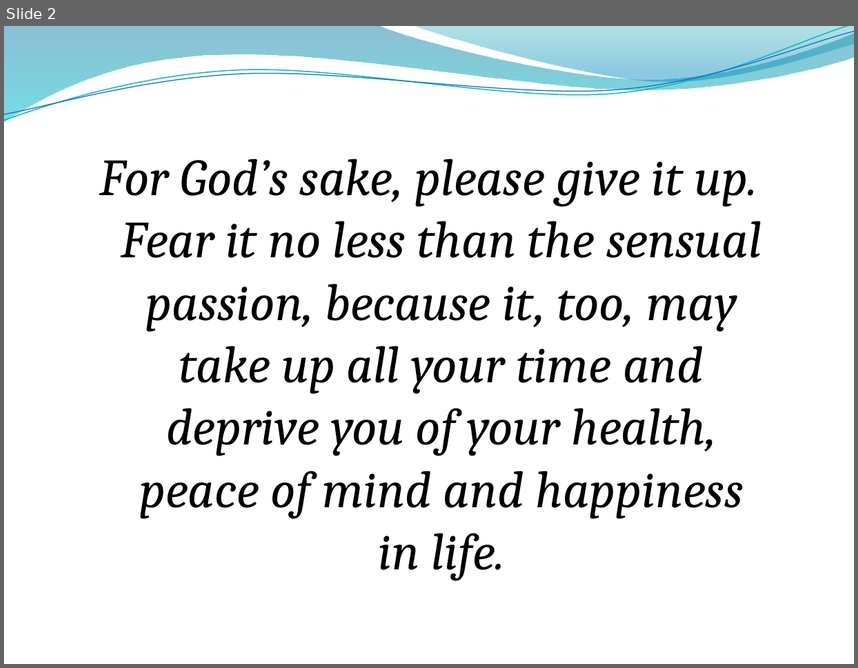
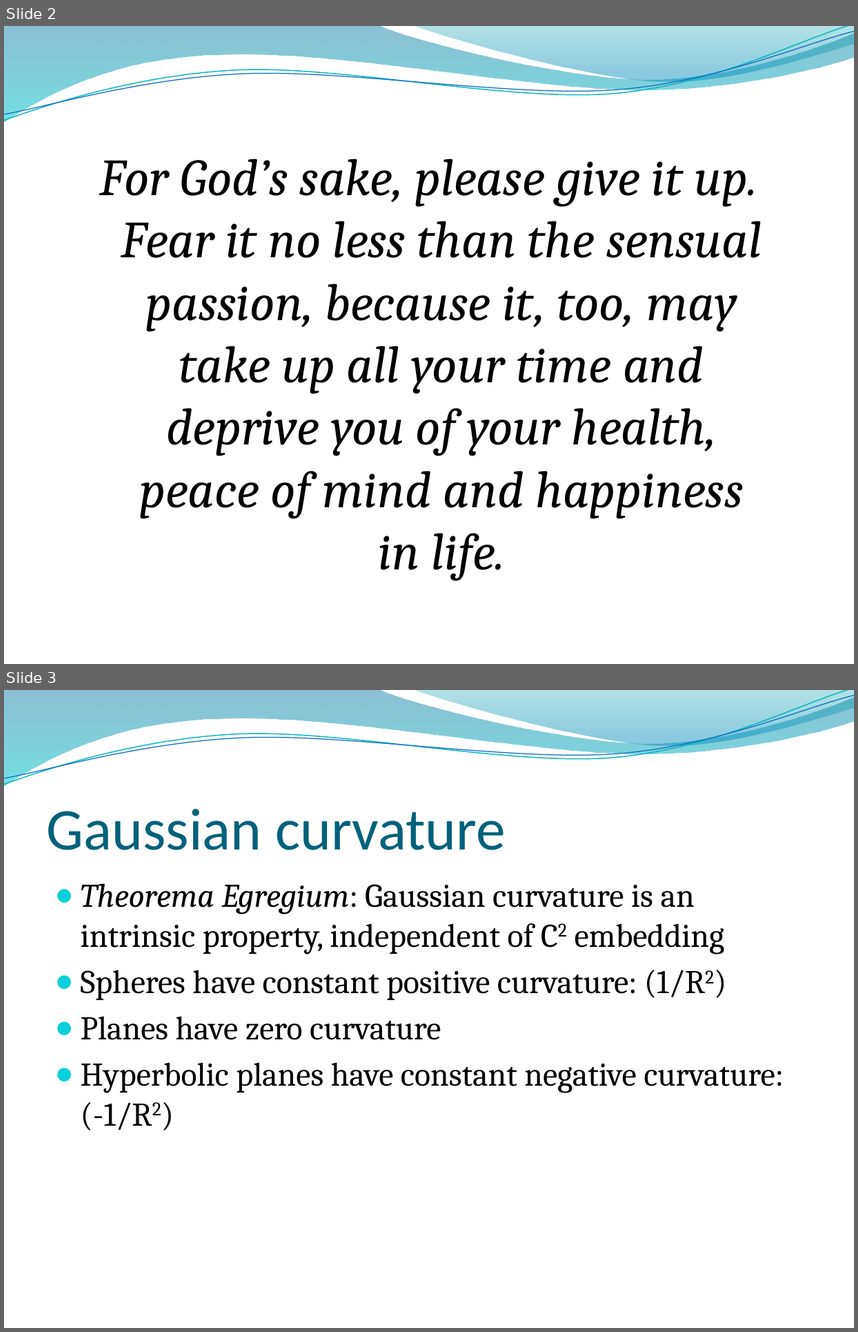
Before and after one commit to velociraptors/math361, a slide deck: hplanes.pptx. Shown one above the other, each under a label of ours: slide 2 before the commit, slides 2 and 3 after it. The pictures are 858x668 and 858x1332 pixels, drawn with LibreOffice and Linux fonts; fonts in the diff are those of the drawing; background and template pictures are left out. Boxes give left, top, right and bottom in pixels: in the first picture for what was removed or moved away, otherwise in the second. Text is boxed around its words. In the diff, an @@ line names an element or a change of style, - is before the commit and + after.

Commit message:
gaussian curvature, started "problem" slide

```diff
--- a/hplanes.pptx
+++ b/hplanes.pptx
@@ slide 3 added at bbox=[4, 690, 854, 1328], background picture (left out); not listed: 4 template elements that a slide beside it also shows @@
@@ title added at bbox=[47, 809, 506, 850], 50 pt, text #04617B @@
+Gaussian curvature
@@ text added at bbox=[81, 883, 784, 1130], 28 pt, text #000000 @@
+● Theorema Egregium: Gaussian curvature is an intrinsic property, independent of C2 embedding
+● Spheres have constant positive curvature: (1/R2)
+● Planes have zero curvature
+● Hyperbolic planes have constant negative curvature: (-1/R2)
```
Also in this commit, not shown: 1 slide changed, 2 slides removed.
